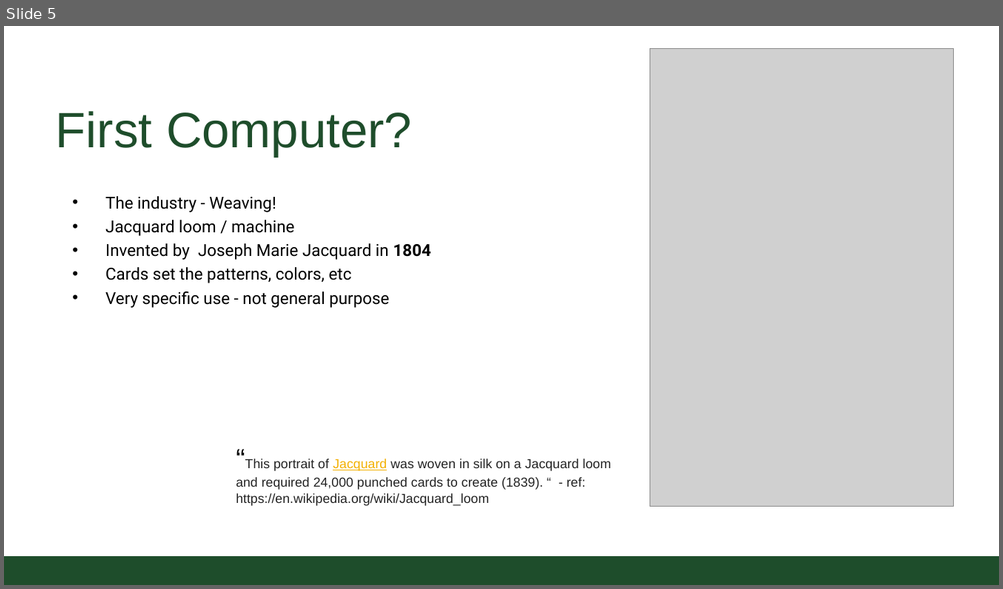
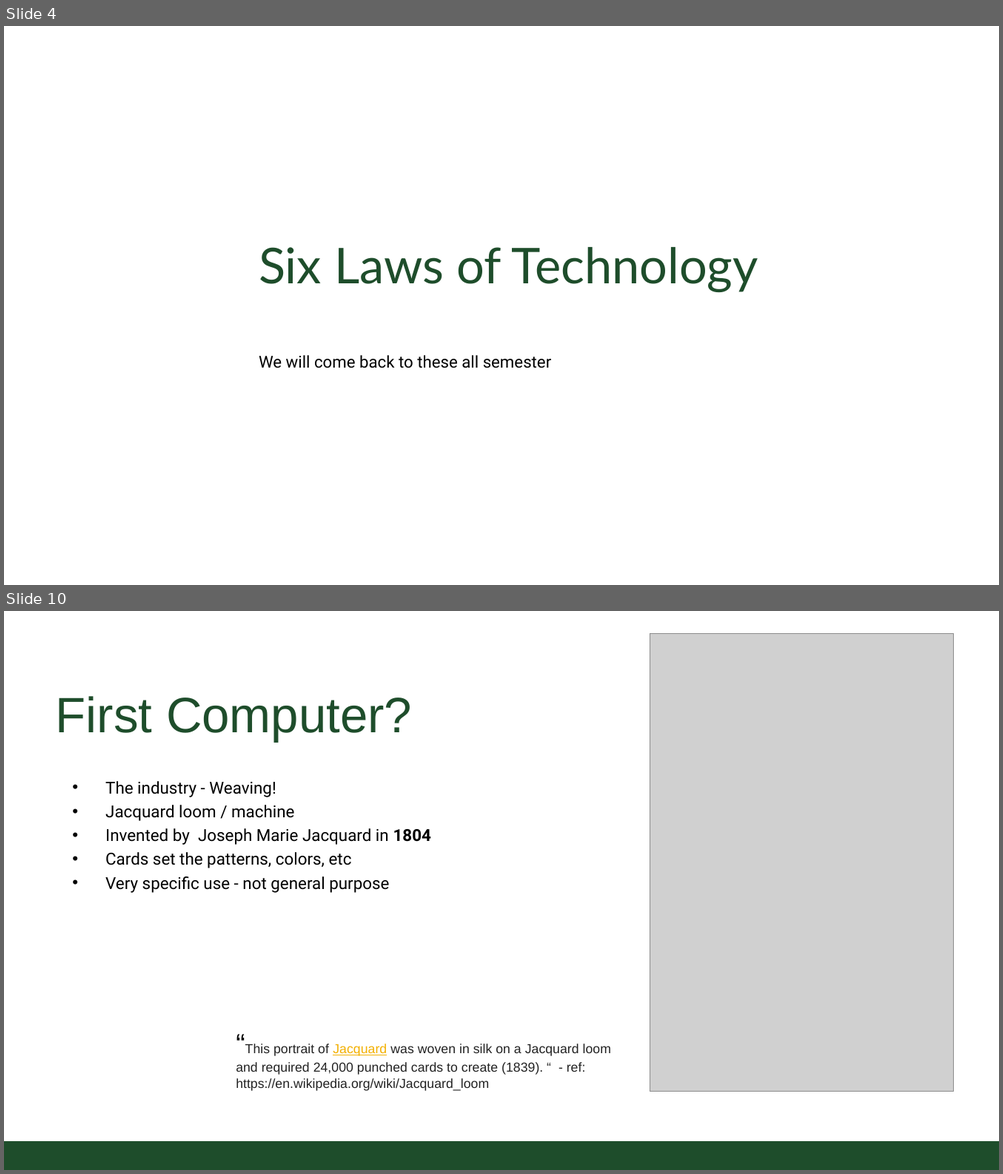
Before and after one commit to CSU-CS150B/handouts, a slide deck: Slides/On-Campus/01_HistoryAndIntro.pptx. Shown one above the other, each under a label of ours: slide 5 before the commit, slides 4 and 10 after it; the slides between them are not shown. The pictures are 1003x589 and 1003x1174 pixels, drawn with LibreOffice and Linux fonts; fonts in the diff are those of the drawing; grey boxes stand for pictures; background and template pictures are left out. Boxes give left, top, right and bottom in pixels: in the first picture for what was removed or moved away, otherwise in the second. Text is boxed around its words. In the diff, an @@ line names an element or a change of style, - is before the commit and + after.

```diff
--- a/Slides/On-Campus/01_HistoryAndIntro.pptx
+++ b/Slides/On-Campus/01_HistoryAndIntro.pptx
@@ slide 4 added at (4,26,999,585), background #FFFFFF @@
@@ title added at (259,247,758,292), 54 pt, text #1E4D2B @@
+Six Laws of Technology
@@ text added at (259,355,552,369), 18 pt, text #000000 @@
+We will come back to these all semester
@@ what was slide 5 is now slide 10 @@
```
Also in this commit, not shown: 5 slides changed, 8 other slides added, 5 slides removed, 1 other file.
